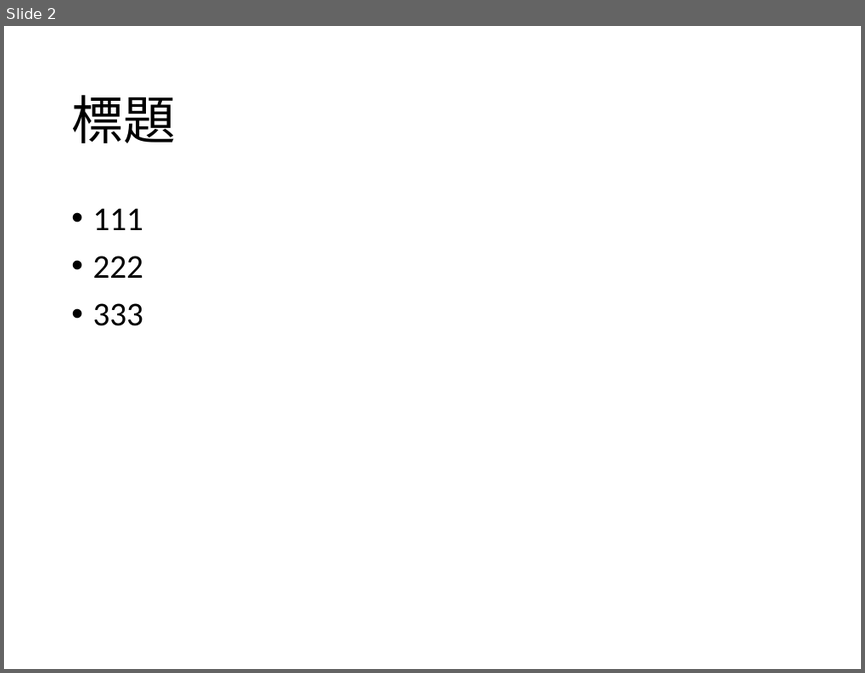
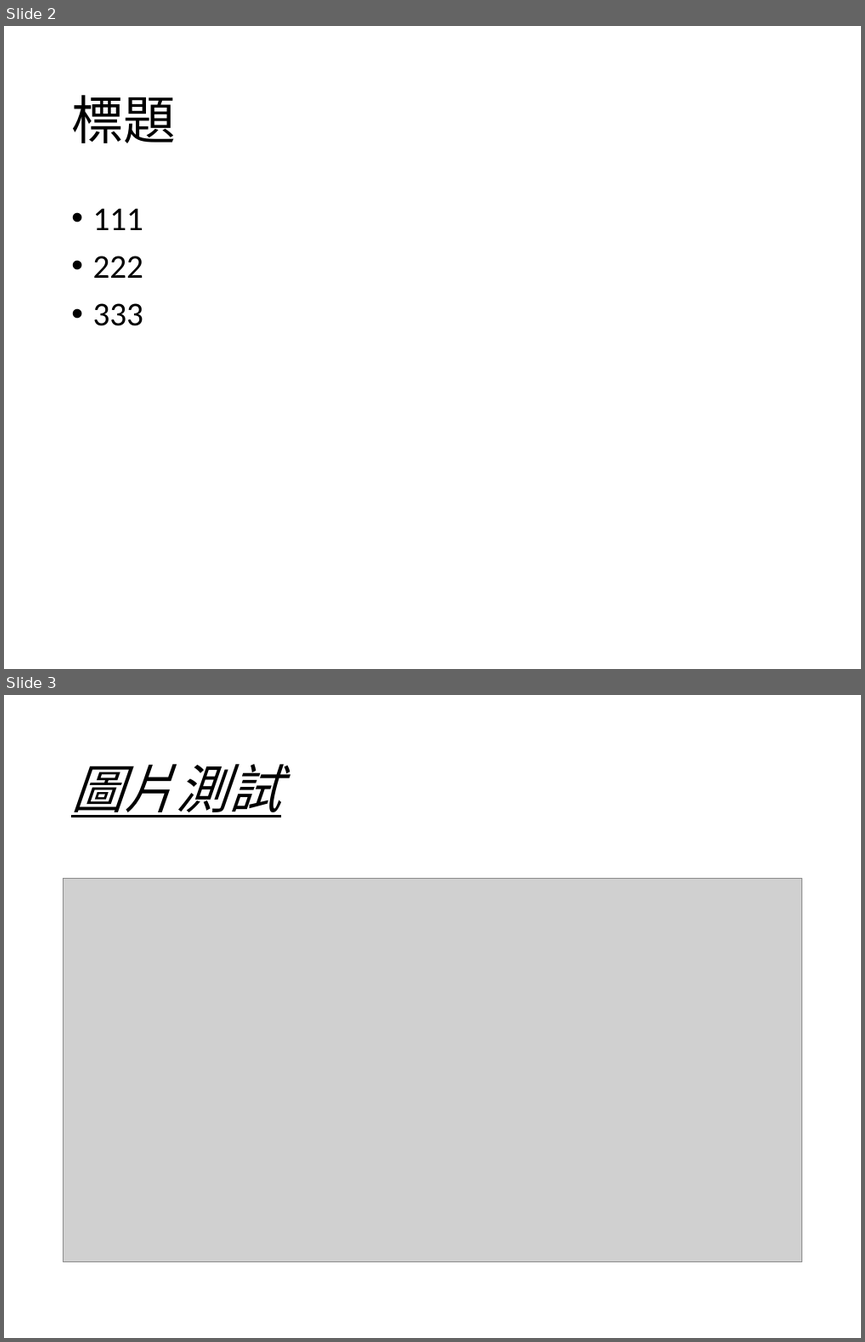
Before and after one commit to g21589/PPTX2HTML, a slide deck: files/test.pptx. Shown one above the other, each under a label of ours: slide 2 before the commit, slides 2 and 3 after it. The pictures are 865x673 and 865x1342 pixels, drawn with LibreOffice and Linux fonts; fonts in the diff are those of the drawing; grey boxes stand for pictures. Boxes give left, top, right and bottom in pixels: in the first picture for what was removed or moved away, otherwise in the second. Text is boxed around its words. In the diff, an @@ line names an element or a change of style, - is before the commit and + after.

```diff
--- a/files/test.pptx
+++ b/files/test.pptx
@@ slide 3 added at [4,695,861,1338], background #FFFFFF @@
@@ title added at [71,764,280,817], 44 pt, text #000000, italic, underline @@
+圖片測試
@@ picture added at [64,879,801,1261] @@
```
Also in this commit, not shown: 22 other files.
